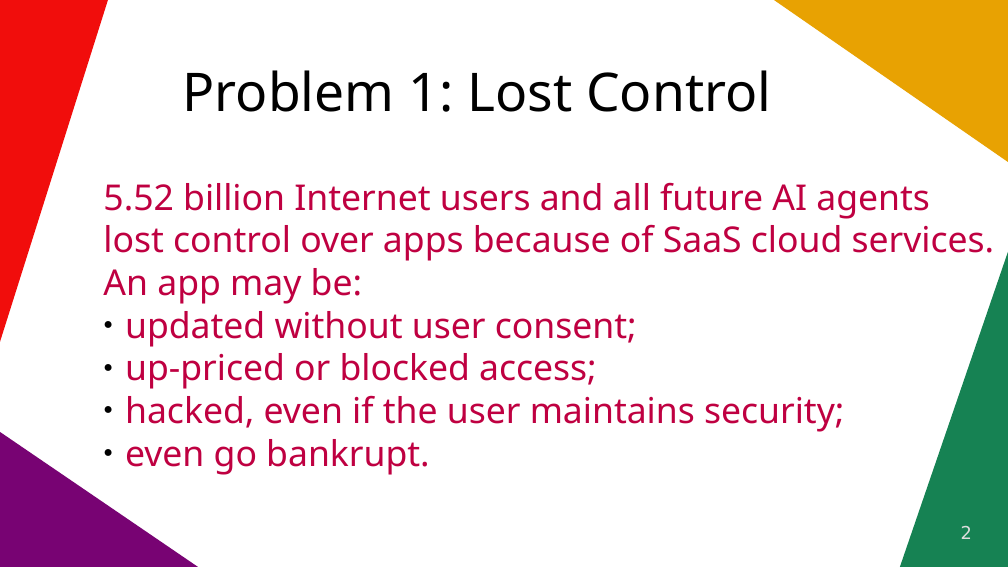
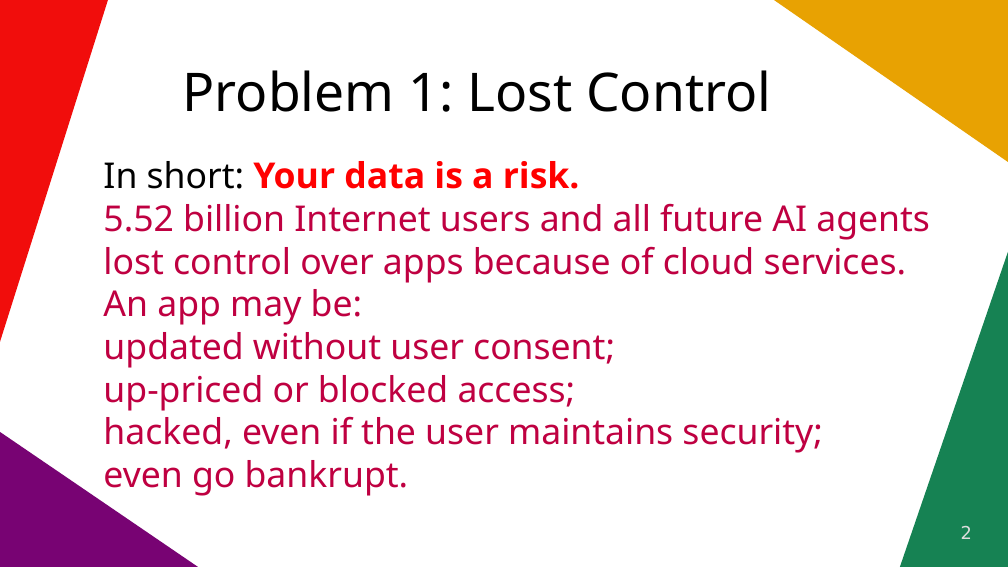
Before and after one commit to vporton/icp-package-manager, a slide deck: slide 2 of docs/long-pitchdeck.odp. Drawn at 1008x567 pixels with LibreOffice and Linux fonts; fonts in the diff are those of the drawing. Boxes give left, top, right and bottom in pixels: in the first picture for what was removed or moved away, otherwise in the second. Text is boxed around its words. In the diff, an @@ line names an element or a change of style, - is before the commit and + after.

```diff
--- a/docs/long-pitchdeck.odp
+++ b/docs/long-pitchdeck.odp
@@ text at <box>103,161,580,189</box>: paragraph added @@
+In short: Your data is a risk.
@@ text at <box>103,246,907,283</box>: text changed @@
-lost control over apps because of SaaS cloud services.
+lost control over apps because of cloud services.
@@ text at <box>103,332,822,496</box>: bullet ● to none @@
```
Also in this commit, not shown: 2 other slides changed, 7 other files.
